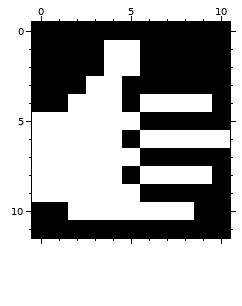
File history of a pixel-art file, art/sources/emoji/thumbs_up.ase. This is how it looked before the edit.
11x12 pixels, 1 frame.
The result:
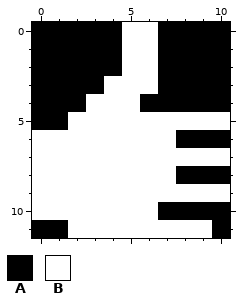
Palette (. is transparent): A #000000  B #ffffff
From old to new:
Layer "Emoji":
Colour A replaces colour B in rows 1 to 2 at x 4; in row 3 at x 3; in row 4 at x 2 and 6 to 9; in row 5 at x 0 to 1; in row 6 at x 8 to 10; in row 8 at x 8 to 9.
Colour A replaces colour B in row 10 at x 7 to 8.
Colour B replaces colour A in row 0 at x 5 to 6; in rows 1 to 2 at x 6; in row 3 at x 5 to 6; in row 4 at x 5; in row 5 at x 6 to 10; in row 6 at x 5.
Colour B replaces colour A in row 7 at x 6 to 10; in row 8 at x 5; in row 9 at x 6 to 10; in row 10 at x 0 to 1; in row 11 at x 2 to 9.
Pixel boxes of the changes (left, top, right, bottom) in both pictures:
changed: (32, 22, 230, 238)
